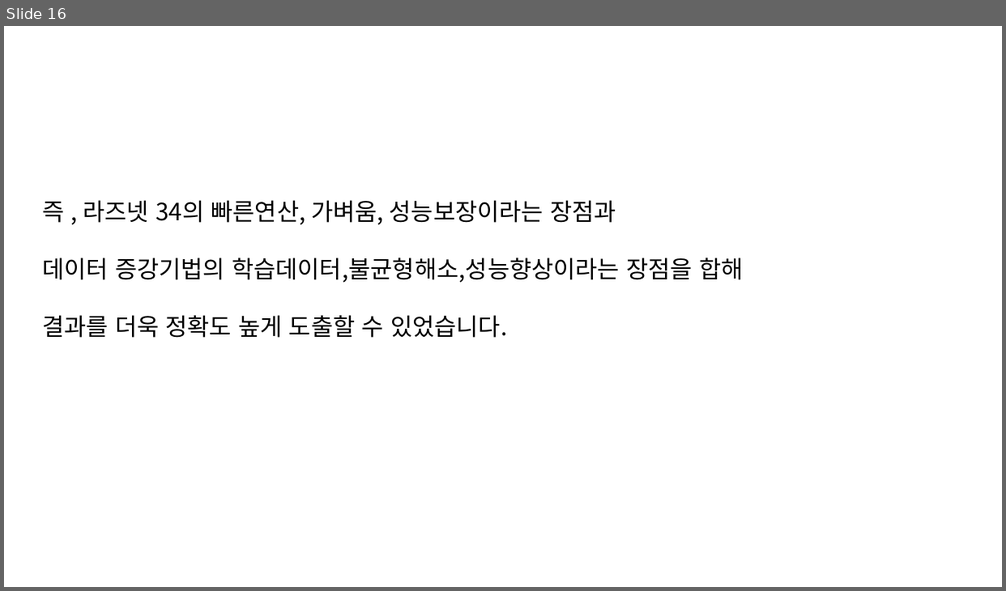
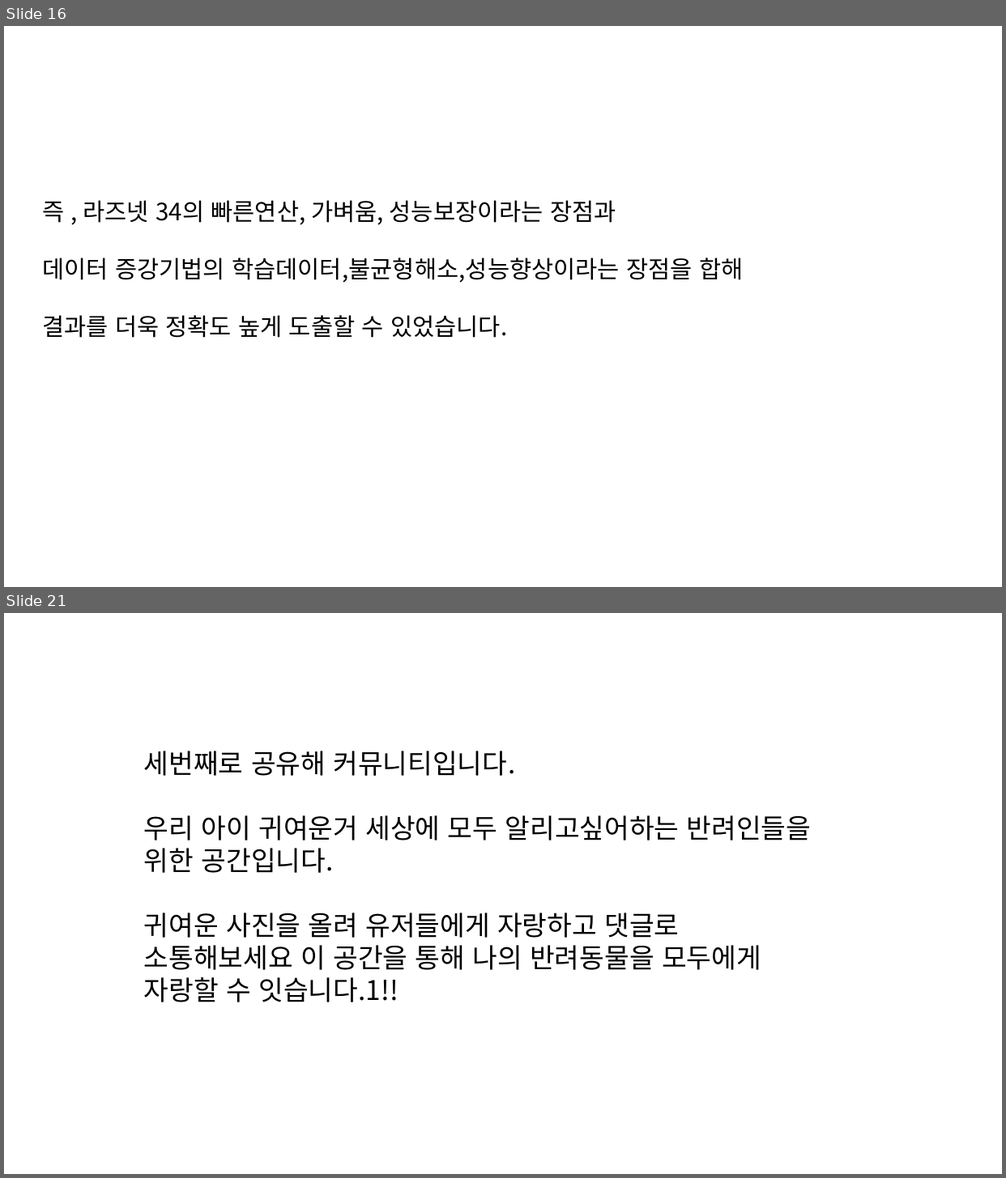
Before and after one commit to dino889/CuteCatDog, a slide deck: Document/최종 발표대본.pptx. Shown one above the other, each under a label of ours: slide 16 before the commit, slides 16 and 21 after it; the slides between them are not shown. The pictures are 1006x591 and 1006x1178 pixels, drawn with LibreOffice and Linux fonts; fonts in the diff are those of the drawing. Boxes give left, top, right and bottom in pixels: in the first picture for what was removed or moved away, otherwise in the second. Text is boxed around its words. In the diff, an @@ line names an element or a change of style, - is before the commit and + after.

```diff
--- a/Document/최종 발표대본.pptx
+++ b/Document/최종 발표대본.pptx
@@ slide 21 added at (4,613,1002,1174), background #FFFFFF @@
@@ text added at (144,751,811,1003), 26 pt, text #000000 @@
+세번째로 공유해 커뮤니티입니다.
+우리 아이 귀여운거 세상에 모두 알리고싶어하는 반려인들을 위한 공간입니다.
+귀여운 사진을 올려 유저들에게 자랑하고 댓글로 소통해보세요 이 공간을 통해 나의 반려동물을 모두에게 자랑할 수 잇습니다.1!!
```
Also in this commit, not shown: 9 other slides added, 1 slide removed.
